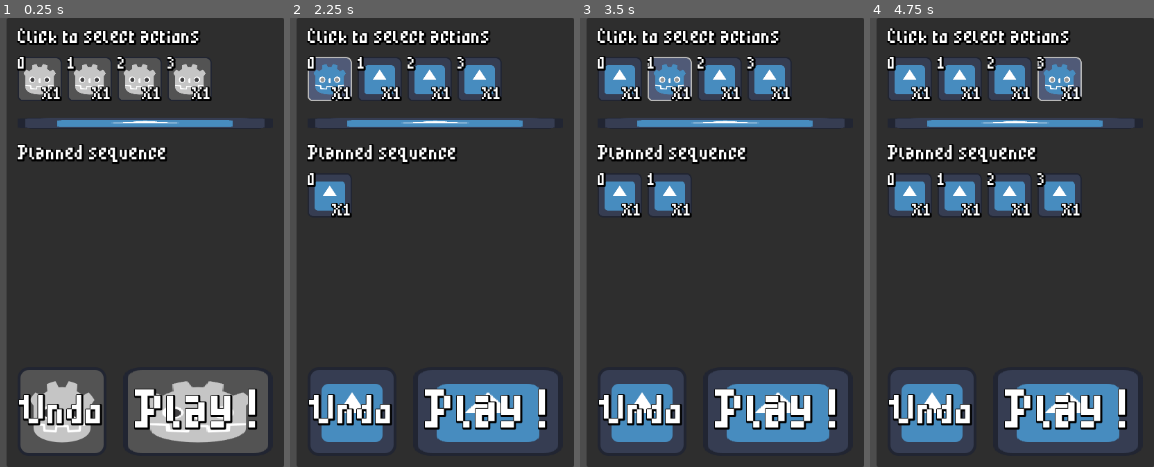
Above: before the commit, frames 1-4 (left to right).
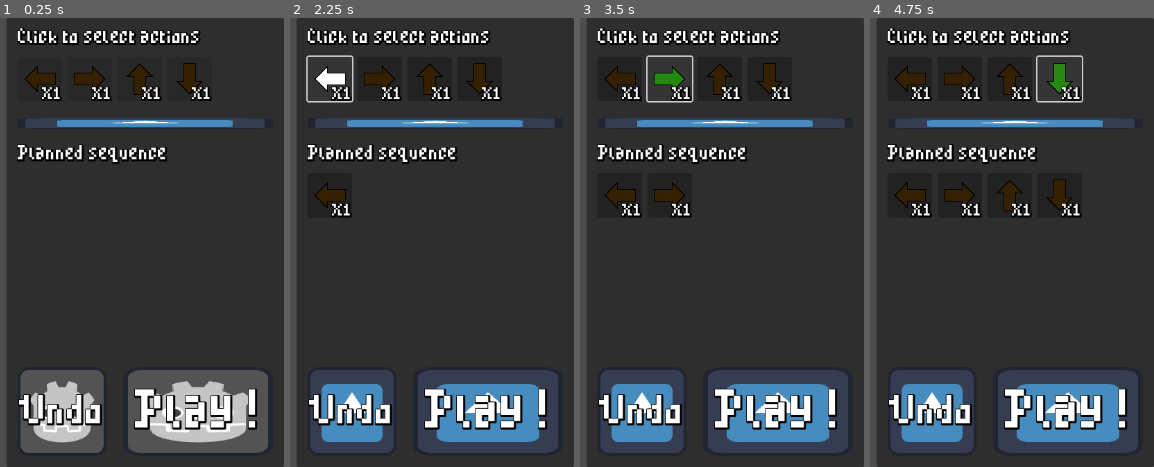
Above: after the commit, the same moments.

Repository: chrismeunier/EpicGameJam11
Game: Godot game, scene res://interface/controls.tscn
Two runs of this game, one before a commit and one after it. Both use one fixed random seed, a clock stepped at 60 frames per second and the inputs below. This scene is started directly instead of the project's main scene. The engine's default icon, where the game draws it, is replaced by a stand-in: a white triangle on a blue panel in a dark square.
Inputs (mouse positions are in pixels of both pictures, inside the frame that each line leads up to):
- Up to frame 1 (0.25 s): no input
- Up to frame 2 (2.25 s): tap Enter at 0.5, 1.25 s; move the mouse to (349, 220) at 0.52 s; hold D (Right) 0.53-1.28 s; hold Shift 0.53-1.28 s; move the mouse to (outside the picture) at 1.27 s; hold S (Down) 1.28-2 s; tap 2 at 1.35 s; click "X1" at 2 s
- Up to frame 3 (3.5 s): click "X1" at 2.75 s
- Up to frame 4 (4.75 s): click "X1" at 3.5 s; click "X1" at 4.25 s

The runs differ from the first frame. In frame 1, 4.8% of the frame differs, in the area x 5-75%, y 8-19%; in frame 2, 6.5%; in frame 3, 7.7%; in frame 4, 10%, in the area x 5-75%, y 8-45%.

Commit message:
All arrows in correct direction

Diff:
--- /dev/null
+++ b/Visuels/animated_arrow.gd
@@ -0,0 +1,41 @@
+extends AnimatedSprite2D
+class_name Arrow
+
+# Called when the node enters the scene tree for the first time.
+func _ready() -> void:
+	play("inactive")
+
+func set_direction(direction):
+	match direction:
+		0:
+			flip_h = true
+			rotation = 0.0
+		1:
+			flip_h = false
+			rotation = 0.0
+		2:
+			rotation_degrees = -90.0
+		3:
+			rotation_degrees = 90.0
+
+# Called every frame. 'delta' is the elapsed time since the previous frame.
+func _process(delta: float) -> void:
+	pass
+
+func click():
+	if is_playing():
+		stop()
+	play("click")
+
+func hover_in():
+	play("hover")
+func hover_out():
+	play_backwards("hover")
+
+func disable():
+	if is_playing():
+		stop()
+	play("disabled")
+
+func inactive():
+	play("inactive")
--- /dev/null
+++ b/Visuels/animated_arrow.tscn
@@ -0,0 +1,275 @@
+[gd_scene load_steps=28 format=3 uid="uid://dpa4o2k8dmo0v"]
+
+[ext_resource type="Texture2D" uid="uid://b8y3iblsuckff" path="res://Visuels/arrow_four_directions.png" id="1_55ucg"]
+[ext_resource type="Script" uid="uid://cm2riy8ngo0ve" path="res://Visuels/animated_arrow.gd" id="2_l5ifi"]
+
+[sub_resource type="AtlasTexture" id="AtlasTexture_lou5u"]
+atlas = ExtResource("1_55ucg")
+region = Rect2(320, 64, 64, 64)
+
+[sub_resource type="AtlasTexture" id="AtlasTexture_4u3wk"]
+atlas = ExtResource("1_55ucg")
+region = Rect2(384, 64, 64, 64)
+
+[sub_resource type="AtlasTexture" id="AtlasTexture_p6j6m"]
+atlas = ExtResource("1_55ucg")
+region = Rect2(448, 64, 64, 64)
+
+[sub_resource type="AtlasTexture" id="AtlasTexture_n4p0r"]
+atlas = ExtResource("1_55ucg")
+region = Rect2(0, 128, 64, 64)
+
+[sub_resource type="AtlasTexture" id="AtlasTexture_y5j2i"]
+atlas = ExtResource("1_55ucg")
+region = Rect2(64, 128, 64, 64)
+
+[sub_resource type="AtlasTexture" id="AtlasTexture_nu80m"]
+atlas = ExtResource("1_55ucg")
+region = Rect2(128, 128, 64, 64)
+
+[sub_resource type="AtlasTexture" id="AtlasTexture_xsdjm"]
+atlas = ExtResource("1_55ucg")
+region = Rect2(192, 128, 64, 64)
+
+[sub_resource type="AtlasTexture" id="AtlasTexture_8cxag"]
+atlas = ExtResource("1_55ucg")
+region = Rect2(256, 128, 64, 64)
+
+[sub_resource type="AtlasTexture" id="AtlasTexture_l5ifi"]
+atlas = ExtResource("1_55ucg")
+region = Rect2(0, 0, 64, 64)
+
+[sub_resource type="AtlasTexture" id="AtlasTexture_0joh4"]
+atlas = ExtResource("1_55ucg")
+region = Rect2(64, 0, 64, 64)
+
+[sub_resource type="AtlasTexture" id="AtlasTexture_bfssv"]
+atlas = ExtResource("1_55ucg")
+region = Rect2(128, 0, 64, 64)
+
+[sub_resource type="AtlasTexture" id="AtlasTexture_jfrp7"]
+atlas = ExtResource("1_55ucg")
+region = Rect2(192, 0, 64, 64)
+
+[sub_resource type="AtlasTexture" id="AtlasTexture_333dg"]
+atlas = ExtResource("1_55ucg")
+region = Rect2(256, 0, 64, 64)
+
+[sub_resource type="AtlasTexture" id="AtlasTexture_p8p5j"]
+atlas = ExtResource("1_55ucg")
+region = Rect2(320, 0, 64, 64)
+
+[sub_resource type="AtlasTexture" id="AtlasTexture_7kogw"]
+atlas = ExtResource("1_55ucg")
+region = Rect2(384, 0, 64, 64)
+
+[sub_resource type="AtlasTexture" id="AtlasTexture_f7g3x"]
+atlas = ExtResource("1_55ucg")
+region = Rect2(448, 0, 64, 64)
+
+[sub_resource type="AtlasTexture" id="AtlasTexture_mhtqq"]
+atlas = ExtResource("1_55ucg")
+region = Rect2(0, 64, 64, 64)
+
+[sub_resource type="AtlasTexture" id="AtlasTexture_7p442"]
+atlas = ExtResource("1_55ucg")
+region = Rect2(64, 64, 64, 64)
+
+[sub_resource type="AtlasTexture" id="AtlasTexture_ofctp"]
+atlas = ExtResource("1_55ucg")
+region = Rect2(128, 64, 64, 64)
+
+[sub_resource type="AtlasTexture" id="AtlasTexture_xyc2r"]
+atlas = ExtResource("1_55ucg")
+region = Rect2(192, 64, 64, 64)
+
+[sub_resource type="AtlasTexture" id="AtlasTexture_4engq"]
+atlas = ExtResource("1_55ucg")
+region = Rect2(256, 64, 64, 64)
+
+[sub_resource type="AtlasTexture" id="AtlasTexture_7kv7v"]
+atlas = ExtResource("1_55ucg")
+region = Rect2(320, 128, 64, 64)
+
+[sub_resource type="AtlasTexture" id="AtlasTexture_ybymb"]
+atlas = ExtResource("1_55ucg")
+region = Rect2(384, 128, 64, 64)
+
+[sub_resource type="AtlasTexture" id="AtlasTexture_55ucg"]
+atlas = ExtResource("1_55ucg")
+region = Rect2(320, 64, 64, 64)
+
+[sub_resource type="SpriteFrames" id="SpriteFrames_q1115"]
+animations = [{
+"frames": [{
+"duration": 1.0,
+"texture": SubResource("AtlasTexture_lou5u")
+}, {
+"duration": 1.0,
+"texture": SubResource("AtlasTexture_4u3wk")
+}, {
+"duration": 1.0,
+"texture": SubResource("AtlasTexture_p6j6m")
+}, {
+"duration": 1.0,
+"texture": SubResource("AtlasTexture_n4p0r")
+}, {
+"duration": 1.0,
+"texture": SubResource("AtlasTexture_y5j2i")
+}, {
+"duration": 1.0,
+"texture": SubResource("AtlasTexture_nu80m")
+}, {
+"duration": 1.0,
+"texture": SubResource("AtlasTexture_xsdjm")
+}, {
+"duration": 1.0,
+"texture": SubResource("AtlasTexture_8cxag")
+}],
+"loop": false,
+"name": &"click",
+"speed": 30.0
+}, {
+"frames": [{
+"duration": 1.0,
+"texture": SubResource("AtlasTexture_l5ifi")
+}, {
+"duration": 1.0,
+"texture": SubResource("AtlasTexture_0joh4")
+}, {
+"duration": 1.0,
+"texture": SubResource("AtlasTexture_bfssv")
+}, {
+"duration": 1.0,
+"texture": SubResource("AtlasTexture_jfrp7")
+}, {
+"duration": 1.0,
+"texture": SubResource("AtlasTexture_333dg")
+}, {
+"duration": 1.0,
+"texture": SubResource("AtlasTexture_p8p5j")
+}, {
+"duration": 1.0,
+"texture": SubResource("AtlasTexture_7kogw")
+}, {
+"duration": 1.0,
+"texture": SubResource("AtlasTexture_f7g3x")
+}, {
+"duration": 1.0,
+"texture": SubResource("AtlasTexture_mhtqq")
+}, {
+"duration": 1.0,
+"texture": SubResource("AtlasTexture_7p442")
+}, {
+"duration": 1.0,
+"texture": SubResource("AtlasTexture_ofctp")
+}, {
+"duration": 1.0,
+"texture": SubResource("AtlasTexture_xyc2r")
+}, {
+"duration": 1.0,
+"texture": SubResource("AtlasTexture_4engq")
+}, {
+"duration": 1.0,
+"texture": SubResource("AtlasTexture_lou5u")
+}, {
+"duration": 1.0,
+"texture": SubResource("AtlasTexture_4u3wk")
+}, {
+"duration": 1.0,
+"texture": SubResource("AtlasTexture_p6j6m")
+}, {
+"duration": 1.0,
+"texture": SubResource("AtlasTexture_n4p0r")
+}, {
+"duration": 1.0,
+"texture": SubResource("AtlasTexture_y5j2i")
+}, {
+"duration": 1.0,
+"texture": SubResource("AtlasTexture_nu80m")
+}, {
+"duration": 1.0,
+"texture": SubResource("AtlasTexture_xsdjm")
+}, {
+"duration": 1.0,
+"texture": SubResource("AtlasTexture_8cxag")
+}, {
+"duration": 1.0,
+"texture": SubResource("AtlasTexture_7kv7v")
+}, {
+"duration": 1.0,
+"texture": SubResource("AtlasTexture_ybymb")
+}],
+"loop": false,
+"name": &"default",
+"speed": 30.0
+}, {
+"frames": [{
+"duration": 1.0,
+"texture": SubResource("AtlasTexture_ybymb")
+}],
+"loop": false,
+"name": &"disabled",
+"speed": 30.0
+}, {
+"frames": [{
+"duration": 1.0,
+"texture": SubResource("AtlasTexture_l5ifi")
+}, {
+"duration": 1.0,
+"texture": SubResource("AtlasTexture_0joh4")
+}, {
+"duration": 1.0,
+"texture": SubResource("AtlasTexture_bfssv")
+}, {
+"duration": 1.0,
+"texture": SubResource("AtlasTexture_jfrp7")
+}, {
+"duration": 1.0,
+"texture": SubResource("AtlasTexture_333dg")
+}, {
+"duration": 1.0,
+"texture": SubResource("AtlasTexture_p8p5j")
+}, {
+"duration": 1.0,
+"texture": SubResource("AtlasTexture_7kogw")
+}, {
+"duration": 1.0,
+"texture": SubResource("AtlasTexture_f7g3x")
+}, {
+"duration": 1.0,
+"texture": SubResource("AtlasTexture_mhtqq")
+}, {
+"duration": 1.0,
+"texture": SubResource("AtlasTexture_7p442")
+}, {
+"duration": 1.0,
+"texture": SubResource("AtlasTexture_ofctp")
+}, {
+"duration": 1.0,
+"texture": SubResource("AtlasTexture_xyc2r")
+}, {
+"duration": 1.0,
+"texture": SubResource("AtlasTexture_4engq")
+}, {
+"duration": 1.0,
+"texture": SubResource("AtlasTexture_55ucg")
+}],
+"loop": false,
+"name": &"hover",
+"speed": 50.0
+}, {
+"frames": [{
+"duration": 1.0,
+"texture": SubResource("AtlasTexture_l5ifi")
+}],
+"loop": false,
+"name": &"inactive",
+"speed": 30.0
+}]
+
+[node name="AnimatedArrow" type="AnimatedSprite2D"]
+sprite_frames = SubResource("SpriteFrames_q1115")
+animation = &"hover"
+script = ExtResource("2_l5ifi")
+direction = 1
--- a/interface/command_item.gd
+++ b/interface/command_item.gd
@@ -1,15 +1,17 @@
-extends TextureButton
+extends Button
 class_name CommandItem
 
 @export var id : int
 
 @onready var label: Label = %Label
 @onready var id_label: Label = %IdLabel
+@onready var arrow: Arrow = %AnimatedArrow
 
 @export var label_x_value := 1
 
 # Called when the node enters the scene tree for the first time.
 func _ready() -> void:
+	arrow.set_direction(id)
 	id_label.text = str(id)
 	if label_x_value < 1:
 		label.text = ""
@@ -17,3 +19,15 @@
 func increment_label():
 	label_x_value = label_x_value + 1
 	label.text = "X" + str(label_x_value)
+
+
+func _on_pressed() -> void:
+	arrow.click()
+
+
+func _on_mouse_entered() -> void:
+	arrow.hover_in()
+
+
+func _on_mouse_exited() -> void:
+	arrow.hover_out()
--- /dev/null
+++ b/interface/command_item_v_2.tscn
@@ -0,0 +1,43 @@
+[gd_scene load_steps=3 format=3 uid="uid://v7j3eku8xods"]
+
+[ext_resource type="Script" uid="uid://d1uquss3x5qx5" path="res://interface/command_item.gd" id="1_57cr3"]
+[ext_resource type="PackedScene" uid="uid://dpa4o2k8dmo0v" path="res://Visuels/animated_arrow.tscn" id="2_y73yj"]
+
+[node name="CommandItemV2" type="Button"]
+custom_minimum_size = Vector2(64, 64)
+offset_right = 64.0
+offset_bottom = 64.0
+script = ExtResource("1_57cr3")
+
+[node name="AnimatedArrow" parent="." instance=ExtResource("2_y73yj")]
+unique_name_in_owner = true
+position = Vector2(32, 32)
+
+[node name="Label" type="Label" parent="."]
+unique_name_in_owner = true
+layout_mode = 1
+anchors_preset = 3
+anchor_left = 1.0
+anchor_top = 1.0
+anchor_right = 1.0
+anchor_bottom = 1.0
+offset_left = -40.0
+offset_top = -23.0
+grow_horizontal = 0
+grow_vertical = 0
+theme_override_font_sizes/font_size = 20
+text = "X1"
+horizontal_alignment = 2
+vertical_alignment = 2
+
+[node name="IdLabel" type="Label" parent="."]
+unique_name_in_owner = true
+visible = false
+layout_mode = 0
+offset_right = 40.0
+offset_bottom = 23.0
+theme_override_font_sizes/font_size = 20
+
+[connection signal="mouse_entered" from="." to="." method="_on_mouse_entered"]
+[connection signal="mouse_exited" from="." to="." method="_on_mouse_exited"]
+[connection signal="pressed" from="." to="." method="_on_pressed"]
--- a/interface/command_select.gd
+++ b/interface/command_select.gd
@@ -1,7 +1,7 @@
 extends VBoxContainer
 class_name CommandPanel
 
-const COMMAND_ITEM = preload("res://interface/command_item.tscn")
+const COMMAND_ITEM = preload("res://interface/command_item_v_2.tscn")
 
 @onready var h_box_container: HBoxContainer = %HBoxContainer
 
--- a/interface/command_select.tscn
+++ b/interface/command_select.tscn
@@ -1,7 +1,7 @@
 [gd_scene load_steps=3 format=3 uid="uid://dvjjg6cpbfily"]
 
 [ext_resource type="Script" uid="uid://p65qa15c5ehc" path="res://interface/command_select.gd" id="1_68k6a"]
-[ext_resource type="PackedScene" uid="uid://b87lnji1mtd60" path="res://interface/command_item.tscn" id="2_68k6a"]
+[ext_resource type="PackedScene" uid="uid://v7j3eku8xods" path="res://interface/command_item_v_2.tscn" id="2_68k6a"]
 
 [node name="CommandSelect" type="VBoxContainer"]
 anchors_preset = 15
--- a/interface/command_sequence.gd
+++ b/interface/command_sequence.gd
@@ -1,7 +1,7 @@
 extends VBoxContainer
 class_name SequencePanel
 
-const COMMAND_ITEM = preload("res://interface/command_item.tscn")
+const COMMAND_ITEM = preload("res://interface/command_item_v_2.tscn")
 
 @onready var grid_container: GridContainer = %GridContainer
 
--- a/interface/command_sequence.tscn
+++ b/interface/command_sequence.tscn
@@ -1,7 +1,7 @@
 [gd_scene load_steps=3 format=3 uid="uid://jcmlafiwx4rg"]
 
 [ext_resource type="Script" uid="uid://bu6ip6puabiyu" path="res://interface/command_sequence.gd" id="1_8digy"]
-[ext_resource type="PackedScene" uid="uid://b87lnji1mtd60" path="res://interface/command_item.tscn" id="2_gfyro"]
+[ext_resource type="PackedScene" uid="uid://v7j3eku8xods" path="res://interface/command_item_v_2.tscn" id="2_gfyro"]
 
 [node name="CommandSequence" type="VBoxContainer"]
 texture_filter = 1
@@ -21,26 +21,6 @@
 theme_override_constants/v_separation = 12
 columns = 4
 
-[node name="CommandItem" parent="GridContainer" instance=ExtResource("2_gfyro")]
-layout_mode = 2
-disabled = true
-
-[node name="CommandItem2" parent="GridContainer" instance=ExtResource("2_gfyro")]
+[node name="CommandItemV2" parent="GridContainer" instance=ExtResource("2_gfyro")]
 layout_mode = 2
 toggle_mode = true
-button_pressed = true
-id = 1
-
-[node name="CommandItem3" parent="GridContainer" instance=ExtResource("2_gfyro")]
-layout_mode = 2
-
-[node name="CommandItem4" parent="GridContainer" instance=ExtResource("2_gfyro")]
-layout_mode = 2
-id = 2
-
-[node name="CommandItem5" parent="GridContainer" instance=ExtResource("2_gfyro")]
-layout_mode = 2
-id = 3
-
-[node name="CommandItem6" parent="GridContainer" instance=ExtResource("2_gfyro")]
-layout_mode = 2
Not shown, added: Visuels/animated_arrow.gd.uid
Not shown, added: Visuels/arrow_four_directions.png.import
Not shown, added: Visuels/doggo.png.import
Not shown, added: Visuels/landmower.png.import
